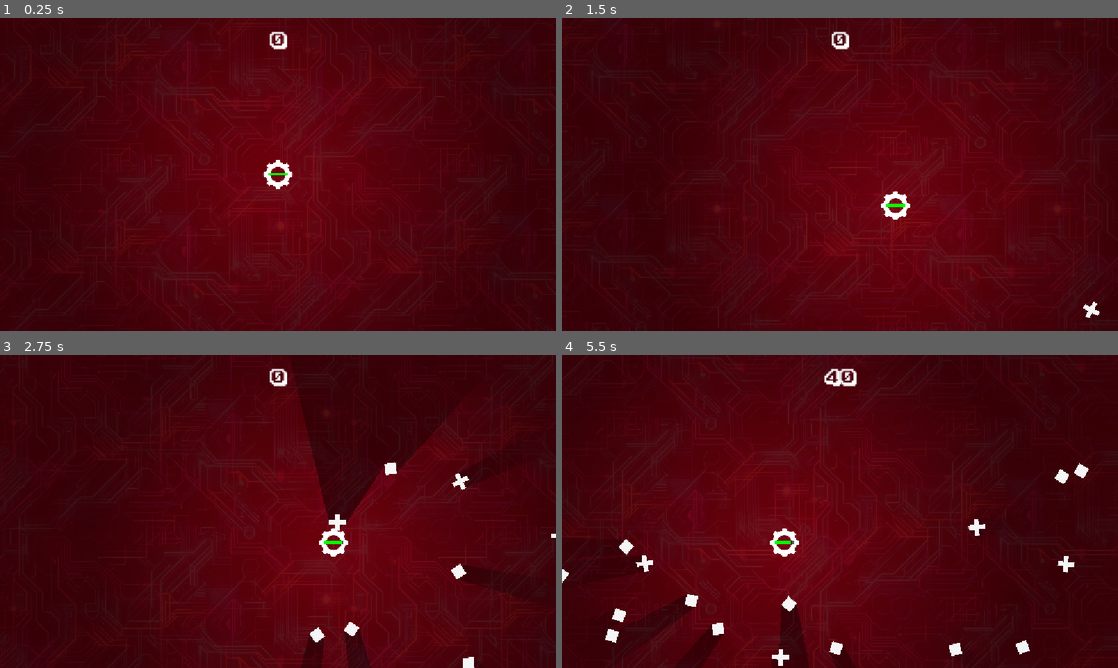
Above: before the commit, frames 1-4 (two rows, left to right).
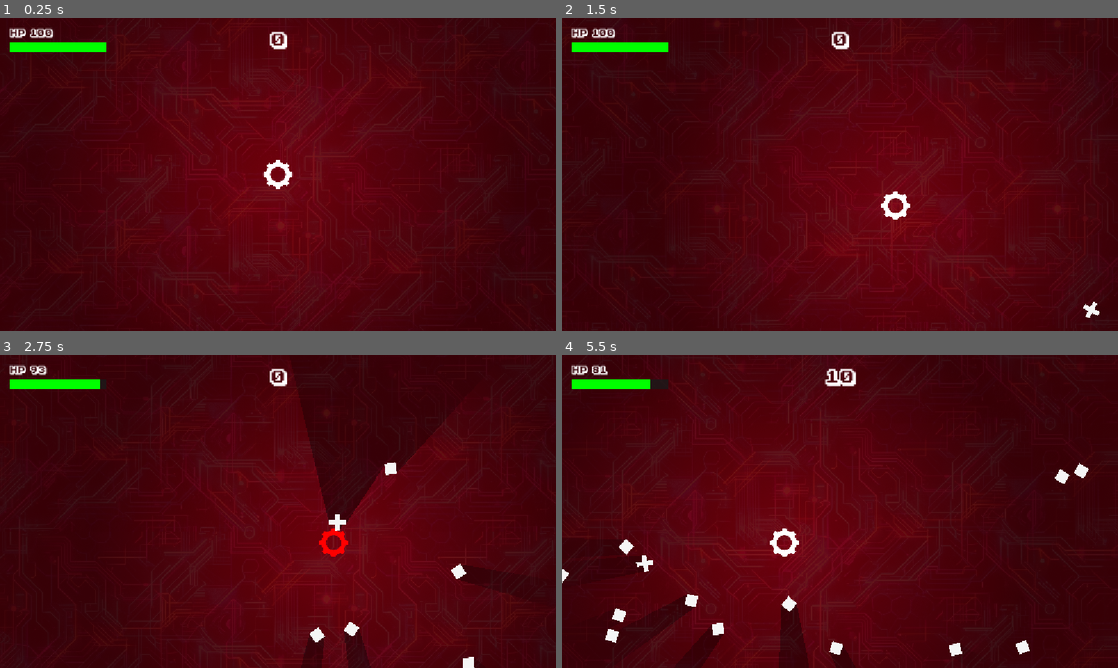
Above: after the commit, the same moments.

Repository: howardkam/Blockade
Game: Godot game, scene res://world_1.tscn
Same seed, same stepped clock (60 frames per second), same inputs: the game is played once before the commit and once after it. Sound files missing from this copy of the repository are replaced by a short silence.
Inputs:
- Up to frame 1 (0.25 s): no input
- Up to frame 2 (1.5 s): tap Enter (ui_accept) at 0.5, 0.77 s; hold D (right) 0.53-1.28 s; hold R 0.53-1.28 s; hold S (down) from 1.28 s (still down); tap R at 1.35 s
- Up to frame 3 (2.75 s): tap Enter (ui_accept) at 1.52 s; release S (down) at 2.03 s; hold D (right) from 2.03 s (still down); hold R from 2.03 s (still down)
- Up to frame 4 (5.5 s): release D (right) at 2.78 s; release R at 2.78 s; hold I (shootup) 2.78-3.53 s; tap R at 2.85, 4.35 s; tap Enter (ui_accept) at 3.02, 3.77, 4.52 s; hold R 3.53-4.28 s; hold A (left) 3.53-5.03 s; hold S (down) from 5.03 s (still down); hold R from 5.03 s (still down)

The runs differ from the first frame. In frame 1, 0.8% of the frame differs, in the area x 1-52%, y 3-51%; in frame 2, 0.8%; in frame 3, 1.1%; in frame 4, 1.2%, in the area x 1-93%, y 3-100%.

Commit message:
Damage effects

Diff:
--- a/enemy_diamond.gd
+++ b/enemy_diamond.gd
@@ -2,7 +2,9 @@
 
 @export var move_speed: float = 80.0
 @export var max_health: int = 1
+@export var pointvalue: int = 5
 
+@onready var explosionsound = $explosion
 const WORLD_LIMIT_MIN = -3000.0
 const WORLD_LIMIT_MAX = 3000.0
 
@@ -58,11 +60,17 @@
 	modulate = Color.YELLOW
 
 	if current_health <= 0:
+		if is_instance_valid(explosionsound):
+			explosionsound.reparent(get_tree().current_scene)
+			explosionsound.global_position = global_position
+			explosionsound.play()
+			explosionsound.finished.connect(explosionsound.queue_free)
+
 		var player = get_tree().get_first_node_in_group("player")
 		if player and player.has_method("add_score"):
-			player.add_score(10)
+			player.add_score(pointvalue)
 
-		spawn_score_label(10)
+		spawn_score_label(pointvalue)
 
 		if has_node("ExplosionParticles"):
 			var particles = $ExplosionParticles
--- a/enemy_diamond.tscn
+++ b/enemy_diamond.tscn
@@ -2,6 +2,7 @@
 
 [ext_resource type="Texture2D" uid="uid://bvvbaa1i2hx4a" path="res://Assets/grey soft/Diamond (2).png" id="1_jut7n"]
 [ext_resource type="Script" uid="uid://cv57exfjqnmir" path="res://enemy_diamond.gd" id="2_script"]
+[ext_resource type="AudioStream" uid="uid://dl6rpjvqyrfy4" path="res://Assets/explosion1.wav" id="3_yx2pn"]
 
 [sub_resource type="OccluderPolygon2D" id="OccluderPolygon2D_na3vj"]
 polygon = PackedVector2Array(0, -56.666664, -53.333332, 0, 0, 53.333332, 53.333332, 0)
@@ -47,3 +48,7 @@
 occluder = SubResource("OccluderPolygon2D_na3vj")
 
 [node name="VisibleOnScreenNotifier2D" type="VisibleOnScreenNotifier2D" parent="." unique_id=1997757092]
+
+[node name="explosion" type="AudioStreamPlayer2D" parent="." unique_id=1824895798]
+stream = ExtResource("3_yx2pn")
+volume_db = 10.0
--- a/enemy_plus.gd
+++ b/enemy_plus.gd
@@ -2,6 +2,7 @@
 
 @export var move_speed: float = 120.0
 @export var max_health: int = 3
+@export var pointvalue: int = 10
 
 const WORLD_LIMIT_MIN = -3000.0
 const WORLD_LIMIT_MAX = 3000.0
@@ -59,9 +60,9 @@
 	if current_health <= 0:
 		var player = get_tree().get_first_node_in_group("player")
 		if player and player.has_method("add_score"):
-			player.add_score(40)
+			player.add_score(pointvalue)
 
-		spawn_score_label(40)
+		spawn_score_label(pointvalue)
 
 		if has_node("ExplosionParticles"):
 			var particles = $ExplosionParticles
--- a/player.gd
+++ b/player.gd
@@ -22,26 +22,70 @@
 @onready var score_label: Label = $UI/ScoreLabel
 @onready var hitbox: Area2D = $hitbox
 @onready var ui_layer: CanvasLayer = $UI
-@onready var health_bar: ProgressBar = $ProgressBar
+@onready var sprite: Sprite2D = $"Gear(4)"
+
+var health_bar: ProgressBar
+var health_label: Label
 
 func _ready():
 	current_health = max_health
 	update_score_ui()
-	setup_health_bar()
-
-func setup_health_bar():
-	if health_bar:
-		health_bar.max_value = max_health
-		health_bar.value = current_health
-		health_bar.show_percentage = false
-
-		var fill_style = StyleBoxFlat.new()
-		fill_style.bg_color = Color(0.0, 1.0, 0.0, 1.0)
-		health_bar.add_theme_stylebox_override("fill", fill_style)
-
-		var bg_style = StyleBoxFlat.new()
-		bg_style.bg_color = Color(0.1, 0.1, 0.1, 0.8)
-		health_bar.add_theme_stylebox_override("background", bg_style)
+	setup_health_ui()
+
+func setup_health_ui():
+	# Obtain or create ProgressBar inside CanvasLayer UI
+	if has_node("ProgressBar"):
+		health_bar = $ProgressBar
+		health_bar.reparent(ui_layer)
+	elif ui_layer.has_node("ProgressBar"):
+		health_bar = ui_layer.get_node("ProgressBar")
+	else:
+		health_bar = ProgressBar.new()
+		health_bar.name = "ProgressBar"
+		ui_layer.add_child(health_bar)
+
+	# Obtain or create Damage/Health Indicator Label in UI
+	if ui_layer.has_node("HealthLabel"):
+		health_label = ui_layer.get_node("HealthLabel")
+	else:
+		health_label = Label.new()
+		health_label.name = "HealthLabel"
+		ui_layer.add_child(health_label)
+
+	# Anchor and fix position to Upper-Left corner of screen UI
+	health_label.anchor_left = 0.0
+	health_label.anchor_top = 0.0
+	health_label.offset_left = 20.0
+	health_label.offset_top = 20.0
+	health_label.offset_right = 220.0
+	health_label.offset_bottom = 45.0
+
+	var font = load("res://Assets/ka1.ttf")
+	if font:
+		health_label.add_theme_font_override("font", font)
+		health_label.add_theme_font_size_override("font_size", 18)
+
+	health_bar.anchor_left = 0.0
+	health_bar.anchor_top = 0.0
+	health_bar.anchor_right = 0.0
+	health_bar.anchor_bottom = 0.0
+	health_bar.offset_left = 20.0
+	health_bar.offset_top = 50.0
+	health_bar.offset_right = 220.0
+	health_bar.offset_bottom = 70.0
+	health_bar.max_value = max_health
+	health_bar.show_percentage = false
+
+	# Green health bar fill styling
+	var fill_style = StyleBoxFlat.new()
+	fill_style.bg_color = Color(0.0, 1.0, 0.0, 1.0)
+	health_bar.add_theme_stylebox_override("fill", fill_style)
+
+	var bg_style = StyleBoxFlat.new()
+	bg_style.bg_color = Color(0.1, 0.1, 0.1, 0.8)
+	health_bar.add_theme_stylebox_override("background", bg_style)
+
+	update_health_ui()
 
 func add_score(amount: int = 10):
 	score += amount
@@ -51,14 +95,20 @@
 	if score_label:
 		score_label.text = str(score)
 
+func update_health_ui():
+	if health_bar:
+		health_bar.value = current_health
+	if health_label:
+		var pct = int(clamp((current_health / max_health) * 100.0, 0.0, 100.0))
+		health_label.text = "HP: " + str(pct) + "%"
+
 func _physics_process(delta):
-	# Restart scene on key press when dead
 	if is_dead:
 		if Input.is_action_just_pressed("ui_accept") or Input.is_key_pressed(KEY_R):
 			get_tree().reload_current_scene()
 		return
 
-	# 1. Smooth Movement using Input.get_vector()
+	# 1. Movement
 	var move_dir = Input.get_vector("left", "right", "up", "down")
 	velocity = move_dir * move_speed
 	move_and_slide()
@@ -66,10 +116,10 @@
 	global_position.x = clamp(global_position.x, WORLD_LIMIT_MIN, WORLD_LIMIT_MAX)
 	global_position.y = clamp(global_position.y, WORLD_LIMIT_MIN, WORLD_LIMIT_MAX)
 
-	# 2. Check enemy contact damage
+	# 2. Check enemy contact damage & red pulse modulation
 	check_enemy_damage(delta)
 
-	# 3. Continuous 360° Shooting using Input.get_vector()
+	# 3. 360° Analog Shooting
 	var shoot_dir = Input.get_vector("shootleft", "shootright", "shootup", "shootdown")
 
 	if not can_shoot:
@@ -77,7 +127,6 @@
 		if shoot_timer <= 0.0:
 			can_shoot = true
 
-	# Fire bullet if right stick/keys are pushed past deadzone
 	if shoot_dir.length() > 0.1 and can_shoot:
 		fire_bullet(shoot_dir.normalized())
 		can_shoot = false
@@ -104,12 +153,20 @@
 	if is_touching_enemy:
 		take_damage(damage_per_second * delta)
 
+		# Modulate sprite color oscillating between white and red while touching an enemy
+		if sprite:
+			var pulse = (sin(Time.get_ticks_msec() * 0.02) + 1.0) * 0.5
+			sprite.modulate = Color.WHITE.lerp(Color.RED, pulse)
+	else:
+		# Reset sprite modulate back to normal white when safe
+		if sprite:
+			sprite.modulate = Color.WHITE
+
 func take_damage(amount: float):
 	current_health -= amount
 	current_health = max(current_health, 0.0)
 
-	if health_bar:
-		health_bar.value = current_health
+	update_health_ui()
 
 	if current_health <= 0.0 and not is_dead:
 		die()
@@ -119,19 +176,12 @@
 	velocity = Vector2.ZERO
 	hide()
 
-	# Emit signal for exterior spawners/managers
 	died.emit()
-
-	# 1. Stop all active scene Timers (stops enemy spawners)
 	stop_all_spawners()
-
-	# 2. Despawn all existing enemy nodes to free memory
 	clear_all_enemies()
-
 	show_game_over()
 
 func stop_all_spawners():
-	# Stop all Timer nodes running in the main world scene
 	var scene_tree = get_tree().current_scene
 	if scene_tree:
 		for child in scene_tree.get_children(true):
@@ -139,7 +189,6 @@
 				child.stop()
 
 func clear_all_enemies():
-	# Collect nodes from both global and local enemy group names
 	var enemies = get_tree().get_nodes_in_group("enemy") + get_tree().get_nodes_in_group("enemies")
 	for enemy in enemies:
 		if is_instance_valid(enemy):
--- a/player.tscn
+++ b/player.tscn
@@ -19,7 +19,7 @@
 radius = 56.0
 
 [sub_resource type="CircleShape2D" id="CircleShape2D_j721w"]
-radius = 60.033325
+radius = 62.0
 
 [node name="player" type="CharacterBody2D" unique_id=16646871 groups=["player"]]
 scale = Vector2(0.5, 0.5)
@@ -43,13 +43,6 @@
 shape = SubResource("CircleShape2D_j721w")
 debug_color = Color(0.886525, 0.111779936, 0.7567454, 0.41960785)
 
-[node name="ProgressBar" type="ProgressBar" parent="." unique_id=314159265]
-offset_left = -40.0
-offset_top = -6.0
-offset_right = 40.0
-offset_bottom = 4.0
-show_percentage = false
-
 [node name="Camera2D" type="Camera2D" parent="." unique_id=862148715]
 limit_left = -3000
 limit_top = -3000
@@ -59,6 +52,22 @@
 drag_vertical_enabled = true
 
 [node name="UI" type="CanvasLayer" parent="." unique_id=1262179505]
+
+[node name="HealthLabel" type="Label" parent="UI" unique_id=500000001]
+offset_left = 20.0
+offset_top = 20.0
+offset_right = 220.0
+offset_bottom = 45.0
+theme_override_fonts/font = ExtResource("3_i3pqv")
+theme_override_font_sizes/font_size = 18
+text = "HP: 100%"
+
+[node name="ProgressBar" type="ProgressBar" parent="UI" unique_id=314159265]
+offset_left = 20.0
+offset_top = 50.0
+offset_right = 220.0
+offset_bottom = 70.0
+show_percentage = false
 
 [node name="ScoreLabel" type="Label" parent="UI" unique_id=838639797]
 anchors_preset = 5
--- a/world_1.gd
+++ b/world_1.gd
@@ -6,9 +6,9 @@
 
 @export_group("Batch Controls")
 @export var total_batches: int = 8           # Total number of batches to release
-@export var batch_interval: float = 10.0      # Delay in seconds between each batch release
+@export var batch_interval: float = 12.0      # Delay in seconds between each batch release
 @export var diamonds_per_batch: int = 100     # How many Diamonds spawn at once each batch
-@export var pluses_per_batch: int = 30       # How many Pluses spawn at once each batch
+@export var pluses_per_batch: int = 10       # How many Pluses spawn at once each batch
 
 @export_group("Win Condition")
 @export var target_score: int = 1000
Not shown, added: Assets/bullet1.wav.import
Not shown, added: Assets/explosion1.wav.import
Not shown, added: Assets/bullet1.wav
Not shown, added: Assets/explosion1.wav
